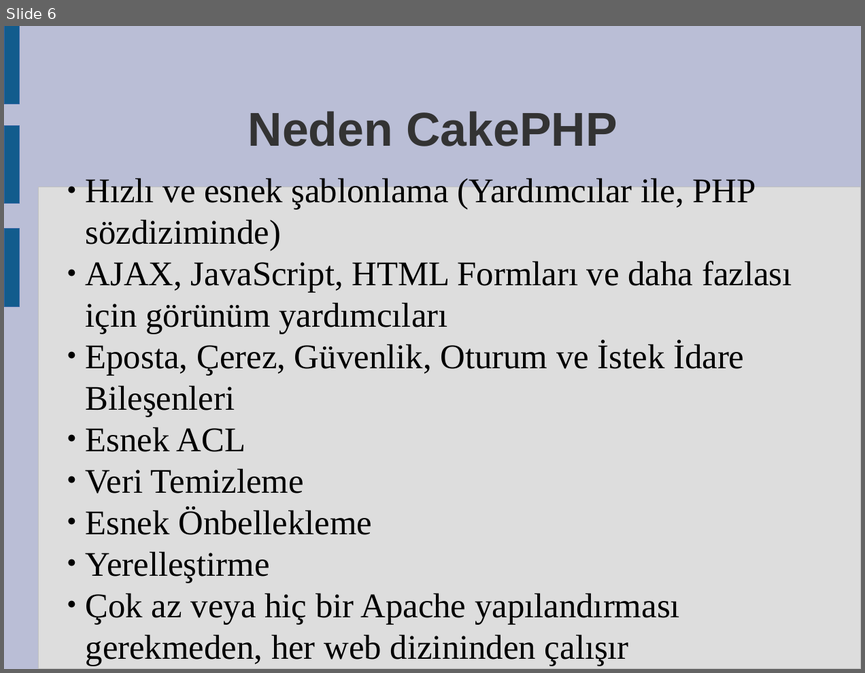
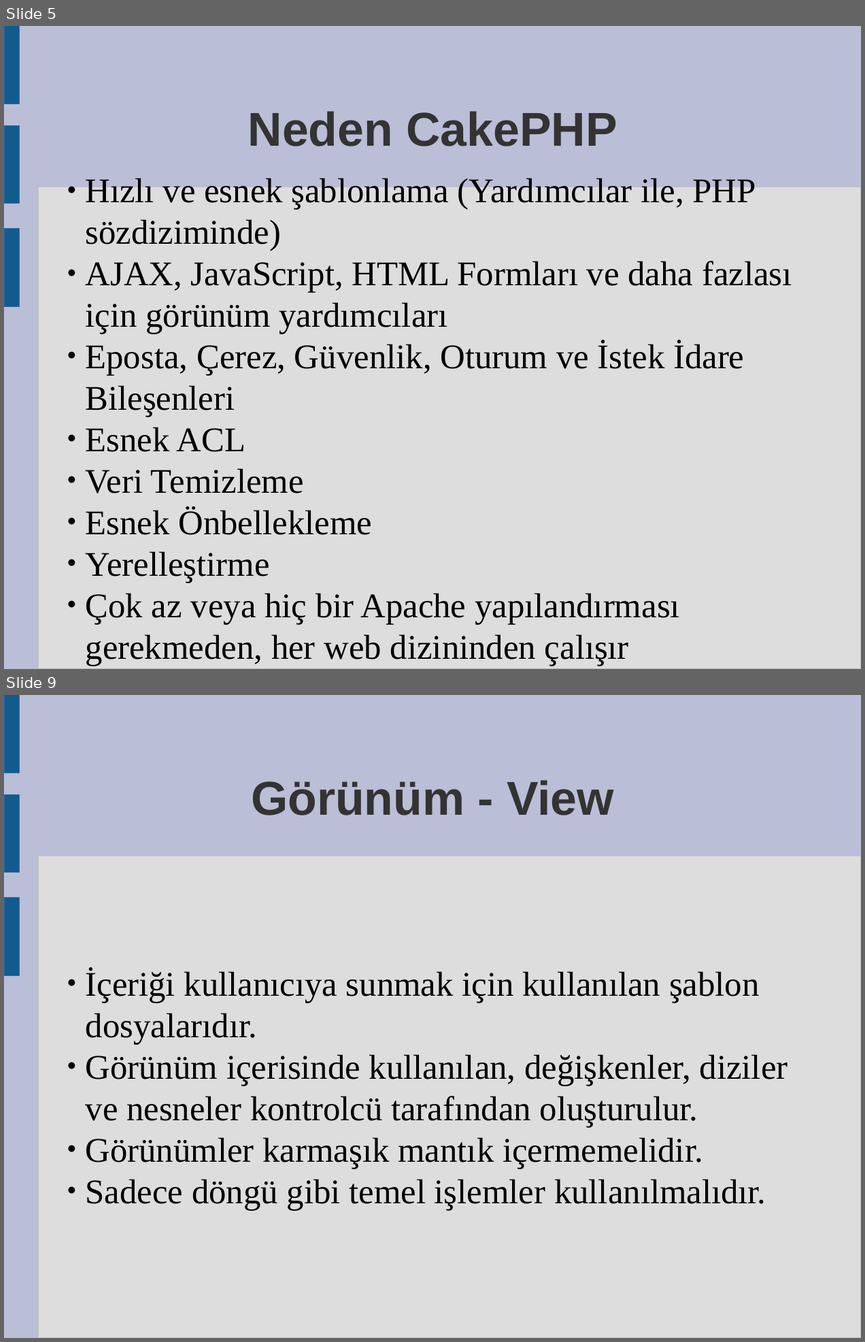
Before and after one commit to askin/misc, a slide deck: intern/cakephp/cakephp.odp. Shown one above the other, each under a label of ours: slide 6 before the commit, slides 5 and 9 after it; the slides between them are not shown. The pictures are 865x673 and 865x1342 pixels, drawn with LibreOffice and Linux fonts; fonts in the diff are those of the drawing. Boxes give left, top, right and bottom in pixels: in the first picture for what was removed or moved away, otherwise in the second. Text is boxed around its words. In the diff, an @@ line names an element or a change of style, - is before the commit and + after.

```diff
--- a/intern/cakephp/cakephp.odp
+++ b/intern/cakephp/cakephp.odp
@@ slide 9 added at (4,695,861,1338), background #BABED6; not listed: 4 template elements that a slide beside it also shows @@
@@ title added at (251,780,614,815), 44 pt, text #333333, bold @@
+Görünüm - View
@@ subtitle added at (86,968,788,1210), 32 pt, text #000000 @@
+● İçeriği kullanıcıya sunmak için kullanılan şablon dosyalarıdır.
+● Görünüm içerisinde kullanılan, değişkenler, diziler ve nesneler kontrolcü tarafından oluşturulur.
+● Görünümler karmaşık mantık içermemelidir.
+● Sadece döngü gibi temel işlemler kullanılmalıdır.
@@ what was slide 6 is now slide 5 @@
```
Also in this commit, not shown: 1 slide changed, 3 other slides added.
